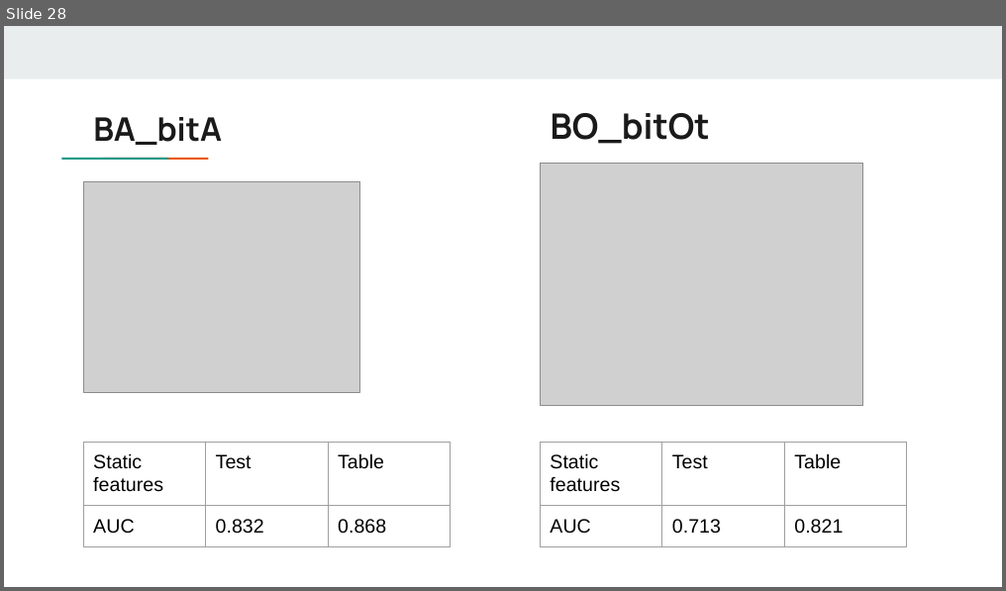
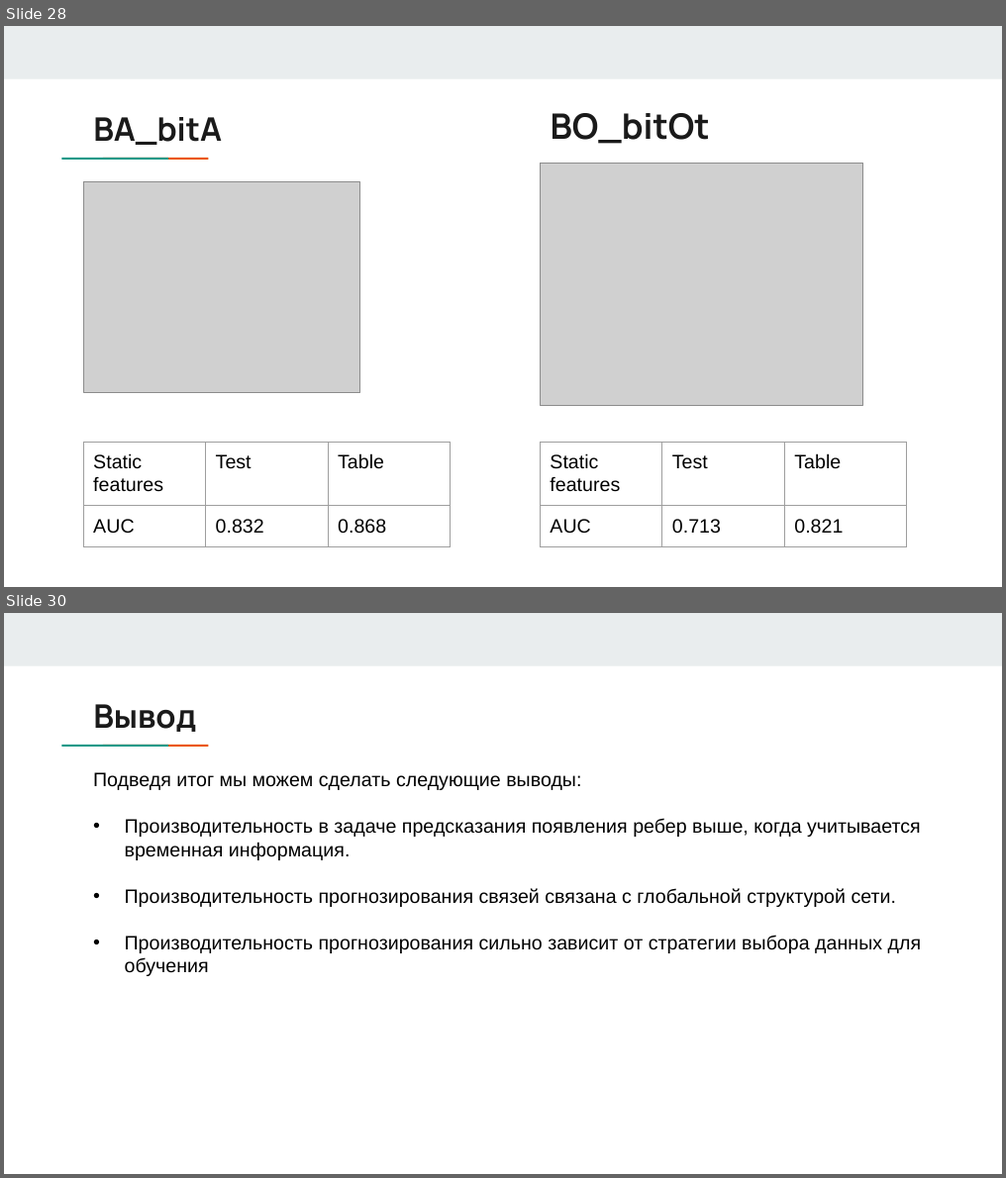
Before and after one commit to answerIII/GraphTheory2022-2023, a slide deck: notes/Team17.pptx. Shown one above the other, each under a label of ours: slide 28 before the commit, slides 28 and 30 after it; the slides between them are not shown. The pictures are 1006x591 and 1006x1178 pixels, drawn with LibreOffice and Linux fonts; fonts in the diff are those of the drawing; grey boxes stand for pictures. Boxes give left, top, right and bottom in pixels: in the first picture for what was removed or moved away, otherwise in the second. Text is boxed around its words. In the diff, an @@ line names an element or a change of style, - is before the commit and + after.

```diff
--- a/notes/Team17.pptx
+++ b/notes/Team17.pptx
@@ slide 30 added at [4, 613, 1002, 1174], background #FFFFFF; not listed: 3 template elements that a slide beside it also shows @@
@@ title added at [93, 704, 196, 732], 23.4 pt, text #1A1A1A, bold @@
+Вывод
@@ text added at [93, 772, 922, 976], 14 pt, text #000000 @@
+Подведя итог мы можем сделать следующие выводы:
+• Производительность в задаче предсказания появления ребер выше, когда учитывается временная информация.
+• Производительность прогнозирования связей связана с глобальной структурой сети.
+• Производительность прогнозирования сильно зависит от стратегии выбора данных для обучения
```
Also in this commit, not shown: 3 slides changed, 3 other files.
